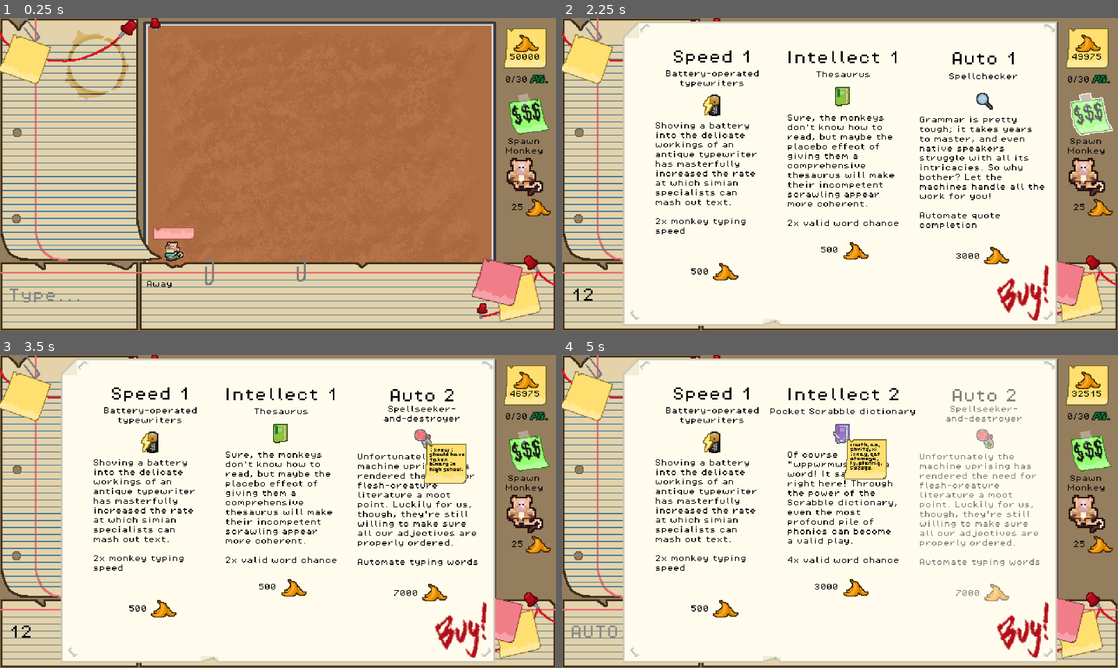
Above: before the commit, frames 1-4 (two rows, left to right).
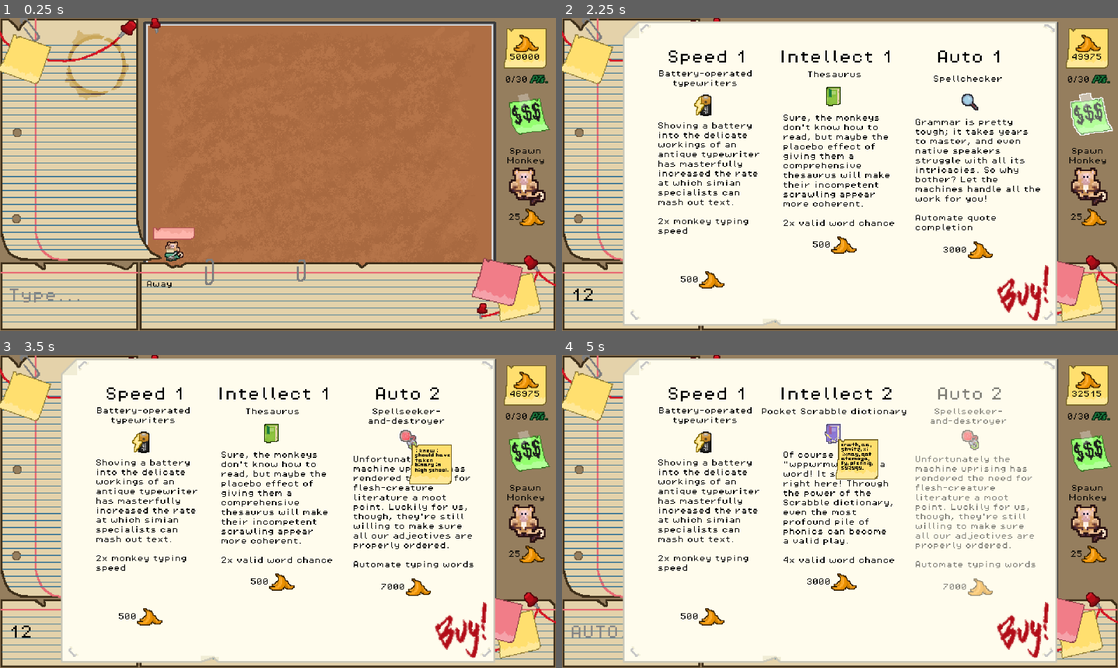
Above: after the commit, the same moments.

Repository: levienk/GMTK-Game-Jam-2024
Game: Godot game, scene res://game.tscn
Same seed, same stepped clock (60 frames per second), same inputs: the game is played once before the commit and once after it. Sound files missing from this copy of the repository are replaced by a short silence.
Inputs (mouse positions are in pixels of both pictures, inside the frame that each line leads up to):
- Up to frame 1 (0.25 s): no input
- Up to frame 2 (2.25 s): click (634, 296) at 0.52 s; type "12" at 0.6 s; click "25" at 1.25 s; click (1090, 115) at 2 s
- Up to frame 3 (3.5 s): click "3000" at 2.75 s
- Up to frame 4 (5 s): click "7000" at 3.5 s; click "500" at 4.25 s

The runs differ from the first frame. In frame 1, 1.0% of the frame differs, in the area x 91-100%, y 38-67%; in frame 2, 9.1%; in frame 3, 10%, in the area x 16-100%, y 10-87%; in frame 4, 9.9%.

Commit message:
adjusted text positioning

Diff:
--- a/game.tscn
+++ b/game.tscn
@@ -28,10 +28,10 @@
 [node name="Shop" type="Node" parent="Interface"]
 
 [node name="MonkeyButton" parent="Interface/Shop" instance=ExtResource("4_nytqr")]
-offset_left = 571.0
-offset_top = 149.0
-offset_right = 635.0
-offset_bottom = 213.0
+offset_left = 574.0
+offset_top = 160.0
+offset_right = 638.0
+offset_bottom = 224.0
 
 [node name="ShopButton" parent="Interface/Shop" instance=ExtResource("8_wq7y3")]
 offset_left = 582.0
--- a/interface/shop_box.tscn
+++ b/interface/shop_box.tscn
@@ -26,19 +26,19 @@
 texture = ExtResource("2_qntf6")
 
 [node name="AutoMoveButton" parent="." instance=ExtResource("2_7u6el")]
-offset_left = 400.0
-offset_top = -31.0
-offset_right = 432.0
-offset_bottom = 1.0
+offset_left = 383.0
+offset_top = -30.0
+offset_right = 415.0
+offset_bottom = 2.0
 
 [node name="IntellectButton" parent="." instance=ExtResource("3_kj5jh")]
-offset_left = 237.0
+offset_left = 227.0
 offset_top = -36.0
-offset_right = 269.0
+offset_right = 259.0
 offset_bottom = -4.0
 
 [node name="SpeedButton" parent="." instance=ExtResource("4_k3r1t")]
-offset_left = 87.0
+offset_left = 77.0
 offset_top = -26.0
-offset_right = 119.0
+offset_right = 109.0
 offset_bottom = 6.0
--- a/interface/shop_buttons/auto_move_button.tscn
+++ b/interface/shop_buttons/auto_move_button.tscn
@@ -18,10 +18,10 @@
 
 [node name="TextureRect" type="TextureRect" parent="."]
 layout_mode = 0
-offset_left = 6.0
-offset_top = 172.0
-offset_right = 54.0
-offset_bottom = 220.0
+offset_left = 4.0
+offset_top = 165.0
+offset_right = 52.0
+offset_bottom = 213.0
 texture = ExtResource("3_6gej3")
 
 [node name="Price" type="Label" parent="."]
@@ -29,10 +29,10 @@
 anchors_preset = 1
 anchor_left = 1.0
 anchor_right = 1.0
-offset_left = -51.0
-offset_top = 187.0
-offset_right = -21.0
-offset_bottom = 203.0
+offset_left = -49.0
+offset_top = 179.0
+offset_right = -19.0
+offset_bottom = 195.0
 grow_horizontal = 0
 theme_override_colors/font_color = Color(0, 0, 0, 1)
 theme_override_font_sizes/font_size = 8
@@ -48,9 +48,9 @@
 anchor_right = 0.5
 anchor_bottom = 0.5
 offset_left = -40.0
-offset_top = -65.0
+offset_top = -68.0
 offset_right = 40.0
-offset_bottom = -30.0
+offset_bottom = -33.0
 grow_horizontal = 2
 grow_vertical = 2
 theme_override_colors/font_color = Color(0, 0, 0, 1)
@@ -69,10 +69,10 @@
 anchor_top = 0.5
 anchor_right = 0.5
 anchor_bottom = 0.5
-offset_left = -53.0
-offset_top = -36.0
-offset_right = 52.0
-offset_bottom = -20.0
+offset_left = -54.0
+offset_top = -34.0
+offset_right = 51.0
+offset_bottom = -18.0
 grow_horizontal = 2
 grow_vertical = 2
 theme_override_colors/font_color = Color(0, 0, 0, 1)
@@ -84,10 +84,10 @@
 
 [node name="LongDescription" type="Label" parent="."]
 layout_mode = 0
-offset_left = -59.0
-offset_top = 34.0
-offset_right = 91.0
-offset_bottom = 135.0
+offset_left = -47.0
+offset_top = 36.0
+offset_right = 103.0
+offset_bottom = 165.0
 theme_override_colors/font_color = Color(0, 0, 0, 1)
 theme_override_font_sizes/font_size = 8
 text = "Grammar is pretty tough; it takes years to master, and even native speakers struggle with all its intricacies. So why bother? Let the machines handle all the work for you!
--- a/interface/shop_buttons/intellect_button.tscn
+++ b/interface/shop_buttons/intellect_button.tscn
@@ -18,10 +18,10 @@
 
 [node name="TextureRect" type="TextureRect" parent="."]
 layout_mode = 0
-offset_left = 7.0
-offset_top = 172.0
-offset_right = 55.0
-offset_bottom = 220.0
+offset_left = 3.0
+offset_top = 165.0
+offset_right = 51.0
+offset_bottom = 213.0
 texture = ExtResource("3_3aas3")
 
 [node name="Price" type="Label" parent="."]
@@ -29,10 +29,10 @@
 anchors_preset = 1
 anchor_left = 1.0
 anchor_right = 1.0
-offset_left = -51.0
-offset_top = 185.0
-offset_right = -21.0
-offset_bottom = 201.0
+offset_left = -50.0
+offset_top = 179.0
+offset_right = -20.0
+offset_bottom = 195.0
 grow_horizontal = 0
 theme_override_colors/font_color = Color(0, 0, 0, 1)
 theme_override_font_sizes/font_size = 8
@@ -47,10 +47,10 @@
 anchor_top = 0.5
 anchor_right = 0.5
 anchor_bottom = 0.5
-offset_left = -68.0
-offset_top = -61.0
-offset_right = 68.0
-offset_bottom = -26.0
+offset_left = -66.0
+offset_top = -62.0
+offset_right = 70.0
+offset_bottom = -27.0
 grow_horizontal = 2
 grow_vertical = 2
 theme_override_colors/font_color = Color(0, 0, 0, 1)
@@ -83,10 +83,10 @@
 
 [node name="LongDescription" type="Label" parent="."]
 layout_mode = 0
-offset_left = -48.0
+offset_left = -43.0
 offset_top = 37.0
-offset_right = 84.0
-offset_bottom = 144.0
+offset_right = 89.0
+offset_bottom = 166.0
 theme_override_colors/font_color = Color(0, 0, 0, 1)
 theme_override_font_sizes/font_size = 8
 text = "Sure, the monkeys don't know how to read, but maybe the placebo effect of giving them a comprehensive thesaurus will make their incompetent scrawling appear more coherent.
--- a/interface/shop_buttons/monkey_button.tscn
+++ b/interface/shop_buttons/monkey_button.tscn
@@ -18,9 +18,9 @@
 
 [node name="TextureRect" type="TextureRect" parent="."]
 layout_mode = 0
-offset_left = 24.0
+offset_left = 14.0
 offset_top = 47.0
-offset_right = 72.0
+offset_right = 62.0
 offset_bottom = 95.0
 texture = ExtResource("3_057l3")
 
@@ -29,9 +29,9 @@
 anchors_preset = 1
 anchor_left = 1.0
 anchor_right = 1.0
-offset_left = -63.0
+offset_left = -69.0
 offset_top = 61.0
-offset_right = -33.0
+offset_right = -39.0
 offset_bottom = 77.0
 grow_horizontal = 0
 theme_override_colors/font_color = Color(0, 0, 0, 1)
@@ -47,9 +47,9 @@
 anchor_top = 0.5
 anchor_right = 0.5
 anchor_bottom = 0.5
-offset_left = -35.0
+offset_left = -36.0
 offset_top = -51.0
-offset_right = 35.0
+offset_right = 34.0
 offset_bottom = -16.0
 grow_horizontal = 2
 grow_vertical = 2
--- a/interface/shop_buttons/speed_button.tscn
+++ b/interface/shop_buttons/speed_button.tscn
@@ -8,9 +8,9 @@
 [ext_resource type="Texture2D" uid="uid://xwftamwrd70b" path="res://assets/art/sprites/tooltip1.png" id="6_xrpty"]
 
 [node name="SpeedButton" type="TextureButton"]
-offset_left = -16.0
+offset_left = -18.0
 offset_top = -218.0
-offset_right = 16.0
+offset_right = 14.0
 offset_bottom = -186.0
 texture_normal = ExtResource("1_b7mcn")
 texture_hover = ExtResource("2_wcwop")
@@ -18,10 +18,10 @@
 
 [node name="TextureRect" type="TextureRect" parent="."]
 layout_mode = 0
-offset_left = 7.0
-offset_top = 186.0
-offset_right = 55.0
-offset_bottom = 234.0
+offset_left = 1.0
+offset_top = 195.0
+offset_right = 49.0
+offset_bottom = 243.0
 texture = ExtResource("3_q1wah")
 
 [node name="Price" type="Label" parent="."]
@@ -29,10 +29,10 @@
 anchors_preset = 1
 anchor_left = 1.0
 anchor_right = 1.0
-offset_left = -50.0
-offset_top = 200.0
-offset_right = -20.0
-offset_bottom = 216.0
+offset_left = -52.0
+offset_top = 209.0
+offset_right = -22.0
+offset_bottom = 225.0
 grow_horizontal = 0
 theme_override_colors/font_color = Color(0, 0, 0, 1)
 theme_override_font_sizes/font_size = 8
@@ -47,9 +47,9 @@
 anchor_top = 0.5
 anchor_right = 0.5
 anchor_bottom = 0.5
-offset_left = -49.0
+offset_left = -45.0
 offset_top = -72.0
-offset_right = 49.0
+offset_right = 53.0
 offset_bottom = -37.0
 grow_horizontal = 2
 grow_vertical = 2
@@ -69,9 +69,9 @@
 anchor_top = 0.5
 anchor_right = 0.5
 anchor_bottom = 0.5
-offset_left = -59.0
+offset_left = -57.0
 offset_top = -45.0
-offset_right = 59.0
+offset_right = 61.0
 offset_bottom = -15.0
 grow_horizontal = 2
 grow_vertical = 2
@@ -84,10 +84,10 @@
 
 [node name="LongDescription" type="Label" parent="."]
 layout_mode = 0
-offset_left = -50.0
+offset_left = -37.0
 offset_top = 36.0
-offset_right = 82.0
-offset_bottom = 52.0
+offset_right = 95.0
+offset_bottom = 165.0
 theme_override_colors/font_color = Color(0, 0, 0, 1)
 theme_override_font_sizes/font_size = 8
 text = "Shoving a battery into the delicate workings of an antique typewriter has masterfully increased the rate at which simian specialists can mash out text.
